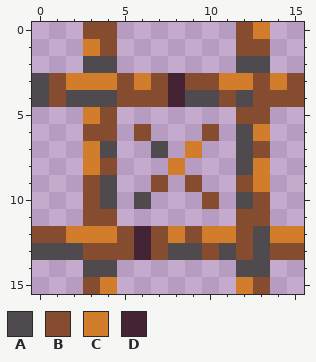
Pixel-art sprite: data/base/gfx/game/tile/beam/wood_c.png. That is the earlier state.
The file is 16x16 pixels.
Palette (. is transparent): A #4e4a4e  B #854c30  C #d27d2c  D #442434
The same view after the edit:
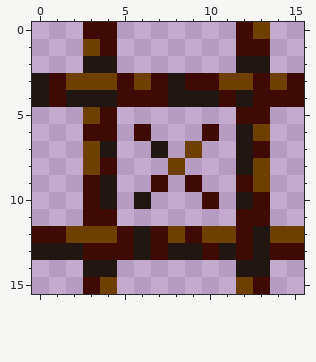
Edits made:
Colour A changes from #4e4a4e to #201713.
Colour B changes from #854c30 to #3f0a04.
Colour C changes from #d27d2c to #6f3f00.
The edit turns colour D into colour A in rows 3 to 4 at x 8; in rows 12 to 13 at x 6.
Pixel boxes of the changes (left, top, right, bottom) in both pictures:
changed: (32, 22, 304, 294)
